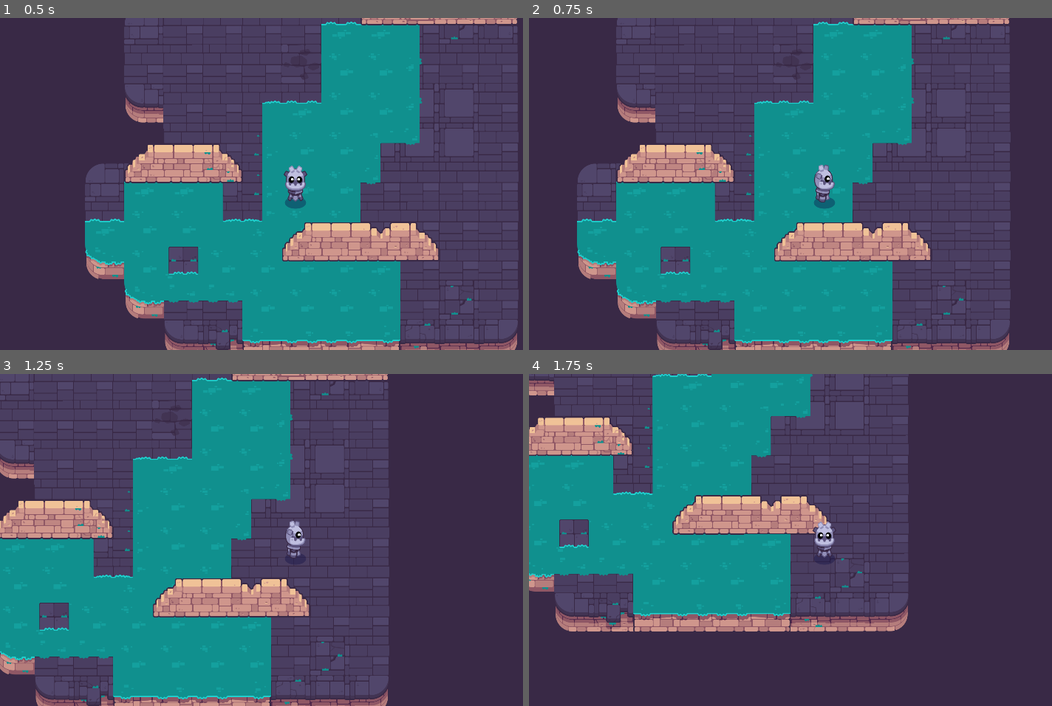
Above: before the commit, frames 1-4 (two rows, left to right).
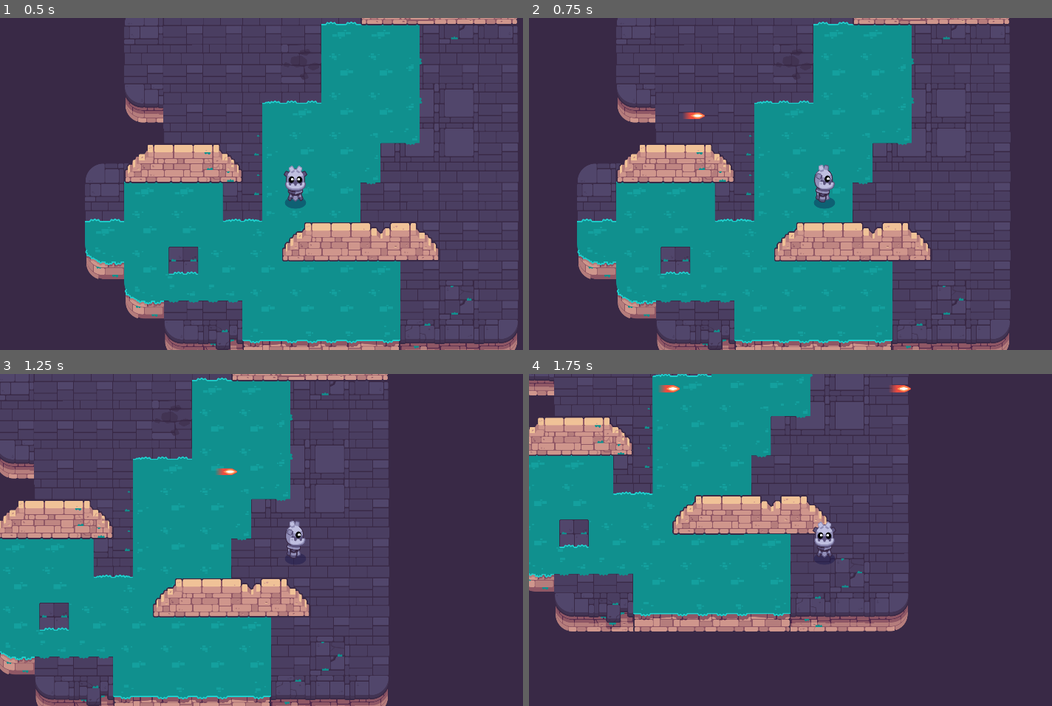
Above: after the commit, the same moments.

Repository: Tonykuang1028/Path-of-sorcerers-game
Game: Godot game, scene res://levels/test_room.tscn
The game is run twice, just before and just after one commit, with the same random seed, the same clock (stepped at 60 frames per second) and the same inputs. The project has no main scene, so this scene is started directly.
Inputs (mouse positions are in pixels of both pictures, inside the frame that each line leads up to):
- Up to frame 1 (0.5 s): no input
- Up to frame 2 (0.75 s): tap Enter at 0.5 s; move the mouse to (952, 167) at 0.52 s; hold D (move_right) from 0.53 s (still down); click (952, 167) at 0.6 s
- Up to frame 3 (1.25 s): keep holding D (move_right); tap Space at 0.77 s
- Up to frame 4 (1.75 s): move the mouse to (706, 556) at 1.27 s; release D (move_right) at 1.28 s; hold S (move_down) from 1.28 s (still down); click (706, 556) at 1.35 s; tap Space at 1.52 s

Frame 1 is identical in both runs. In frame 2, less than 0.1% of the frame differs, in the area x 29-34%, y 28-31%; in frame 3, less than 0.1%; in frame 4, 0.2%, in the area x 24-74%, y 3-6%.

Commit message:
bullet physics

Diff:
--- a/M10.twin_stick_workbook/levels/bullet.tscn
+++ b/M10.twin_stick_workbook/levels/bullet.tscn
@@ -9,6 +9,7 @@
 height = 46.0
 
 [node name="Bullet" type="Area2D"]
+position = Vector2(276, 485)
 collision_layer = 0
 collision_mask = 3
 script = ExtResource("1_n0vq6")
--- a/M10.twin_stick_workbook/player/player.tscn
+++ b/M10.twin_stick_workbook/player/player.tscn
@@ -1,8 +1,9 @@
-[gd_scene load_steps=5 format=3 uid="uid://cnyuaogmirlb3"]
+[gd_scene load_steps=6 format=3 uid="uid://cnyuaogmirlb3"]
 
 [ext_resource type="Texture2D" uid="uid://bw03btxpkxde4" path="res://player/godot_bottom.png" id="1_48tw5"]
 [ext_resource type="Script" path="res://player/player.gd" id="1_me0e3"]
 [ext_resource type="PackedScene" path="res://common/shadow.tscn" id="3_tqgqc"]
+[ext_resource type="PackedScene" uid="uid://b824wvrbwwvxt" path="res://weapons/weapon.tscn" id="4_smg88"]
 
 [sub_resource type="CircleShape2D" id="CircleShape2D_tgxcp"]
 radius = 24.74
@@ -20,6 +21,7 @@
 texture = ExtResource("1_48tw5")
 
 [node name="CollisionShape2D" type="CollisionShape2D" parent="."]
+unique_name_in_owner = true
 position = Vector2(-5.30223, 59)
 scale = Vector2(0.943, 1)
 shape = SubResource("CircleShape2D_tgxcp")
@@ -31,3 +33,15 @@
 [node name="Shadow" parent="." instance=ExtResource("3_tqgqc")]
 position = Vector2(-5.30223, 86)
 scale = Vector2(0.943, 1)
+
+[node name="weaponPivot" type="Node2D" parent="."]
+position = Vector2(69.9894, 34)
+
+[node name="weaponAnchor" type="Marker2D" parent="weaponPivot"]
+unique_name_in_owner = true
+
+[node name="weapon" parent="weaponPivot/weaponAnchor" instance=ExtResource("4_smg88")]
+
+[node name="Sprite2D" type="Sprite2D" parent="weaponPivot/weaponAnchor"]
+
+[node name="Sprite2D2" type="Sprite2D" parent="weaponPivot/weaponAnchor"]
--- a/M10.twin_stick_workbook/project.godot
+++ b/M10.twin_stick_workbook/project.godot
@@ -100,6 +100,11 @@
 "events": [Object(InputEventKey,"resource_local_to_scene":false,"resource_name":"","device":-1,"window_id":0,"alt_press …(192 unchanged characters)…
 ]
 }
+shoot={
+"deadzone": 0.5,
+"events": [Object(InputEventMouseButton,"resource_local_to_scene":false,"resource_name":"","device":-1,"window_id":0,"alt_pressed":false,"shift_pressed":false,"ctrl_pressed":false,"meta_pressed":false,"button_mask":1,"position":Vector2(284, 33),"global_position":Vector2(303, 124),"factor":1.0,"button_index":1,"canceled":false,"pressed":true,"double_click":false,"script":null)
+]
+}
 
 [layer_names]
 
--- /dev/null
+++ b/M10.twin_stick_workbook/weapon.gd
@@ -0,0 +1,11 @@
+extends Node2D
+
+@export var bullet_scene: PackedScene = preload("res://levels/bullet.tscn")
+
+func _physics_process(delta: float) -> void:
+	if Input.is_action_just_pressed("shoot"):
+		shoot()
+
+func shoot() -> void:
+	var bullet: Node = bullet_scene.instantiate()
+	get_tree().current_scene.add_child(bullet)
--- /dev/null
+++ b/M10.twin_stick_workbook/weapons/weapon.tscn
@@ -0,0 +1,6 @@
+[gd_scene load_steps=2 format=3 uid="uid://b824wvrbwwvxt"]
+
+[ext_resource type="Script" path="res://weapon.gd" id="1_3qsj8"]
+
+[node name="weapon" type="Node2D"]
+script = ExtResource("1_3qsj8")
